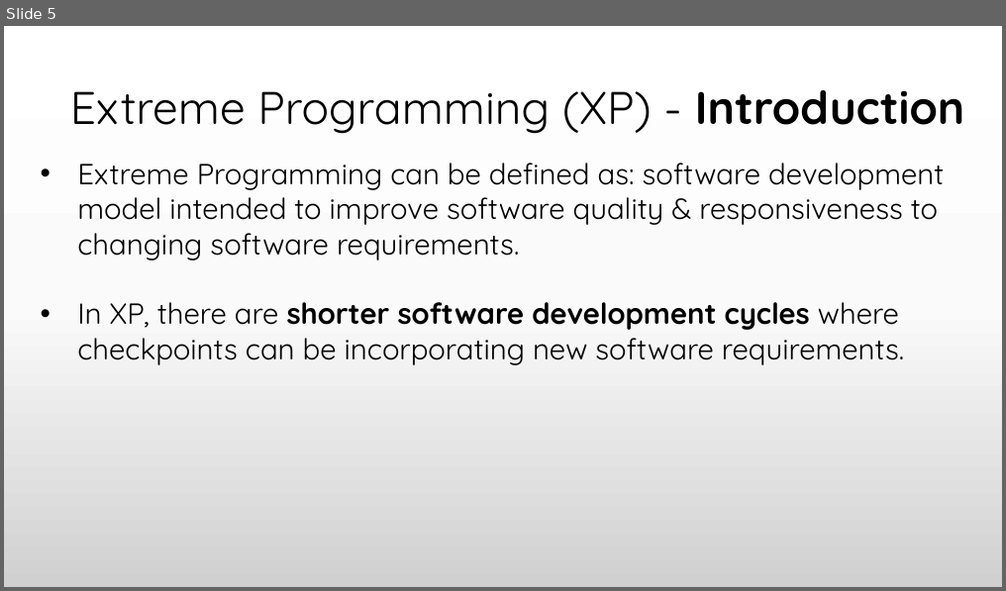
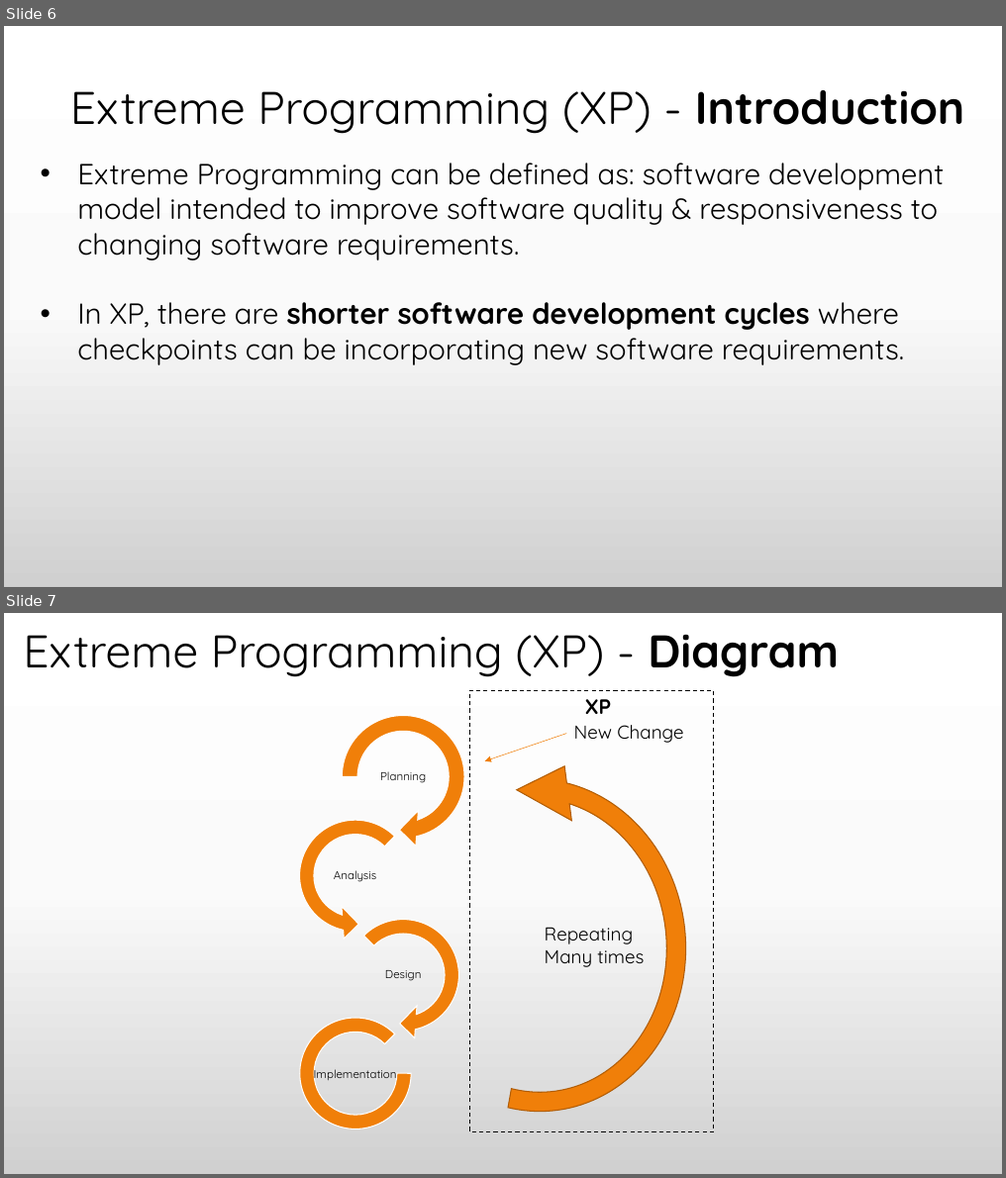
Before and after one commit to praash47/aasn-iii, a slide deck: extreme_programming.pptx. Shown one above the other, each under a label of ours: slide 5 before the commit, slides 6 and 7 after it. The pictures are 1006x591 and 1006x1178 pixels, drawn with LibreOffice and Linux fonts; fonts in the diff are those of the drawing. Boxes give left, top, right and bottom in pixels: in the first picture for what was removed or moved away, otherwise in the second. Text is boxed around its words. In the diff, an @@ line names an element or a change of style, - is before the commit and + after.

Commit message:
1st version of my part complete.
Topics added: Introduction, Diagram & Why

```diff
--- a/extreme_programming.pptx
+++ b/extreme_programming.pptx
@@ slide 7 added at box(4, 613, 1002, 1174), background gradient #FFFFFF to #FBFBFB to #D1D1D1 @@
@@ title added at box(23, 634, 839, 677), 44 pt, text #000000 @@
+Extreme Programming (XP) - Diagram
@@ group added at box(355, 691, 719, 1143): 3 texts, 1 circular arrow, 1 arrow, 1 rectangle @@
+Repeating
+Many times
+New Change
+XP
@@ group added at box(291, 706, 474, 1130): 4 texts, 2 circular arrows, 1 left circular arrow, 1 arch (boxed as its full ring) @@
+Planning
+Analysis
+Design
+Implementation
@@ what was slide 5 is now slide 6 @@
```
Also in this commit, not shown: 2 slides changed, 2 other slides added, 9 other files.
